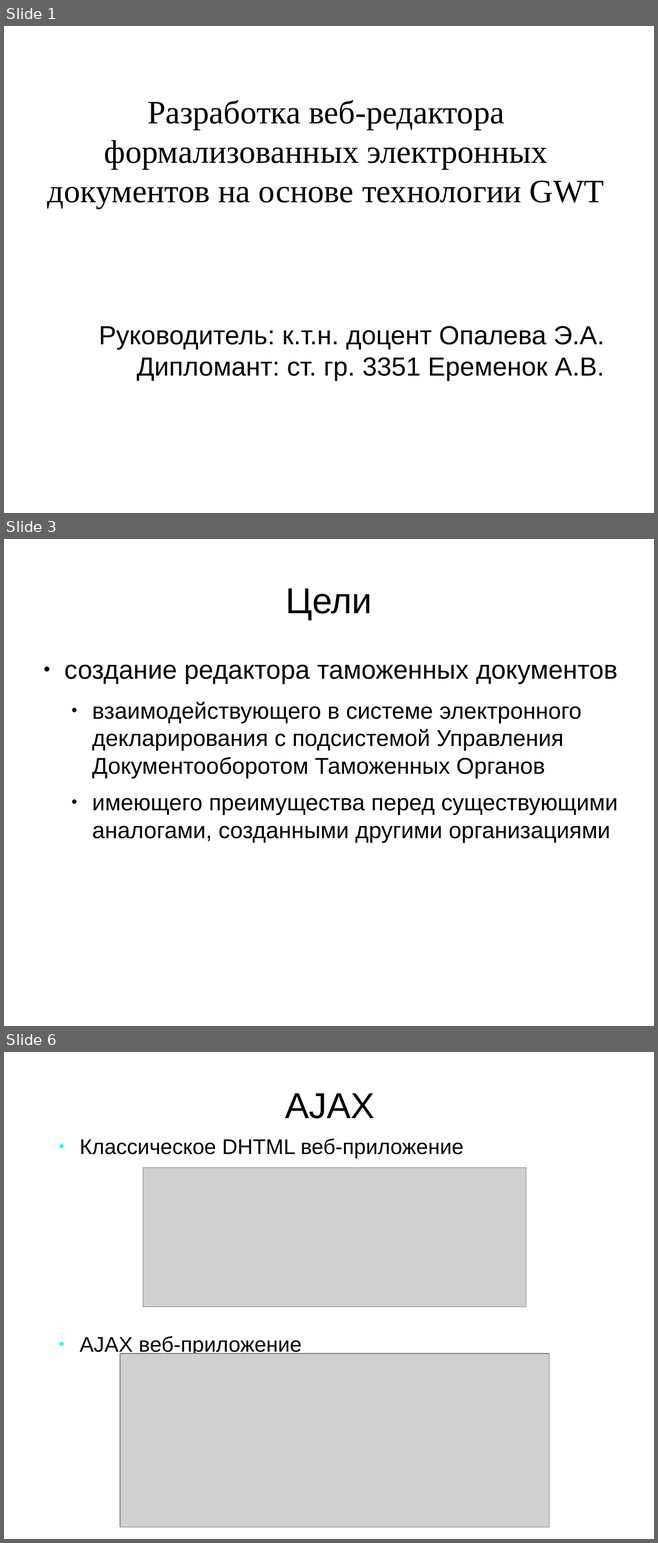
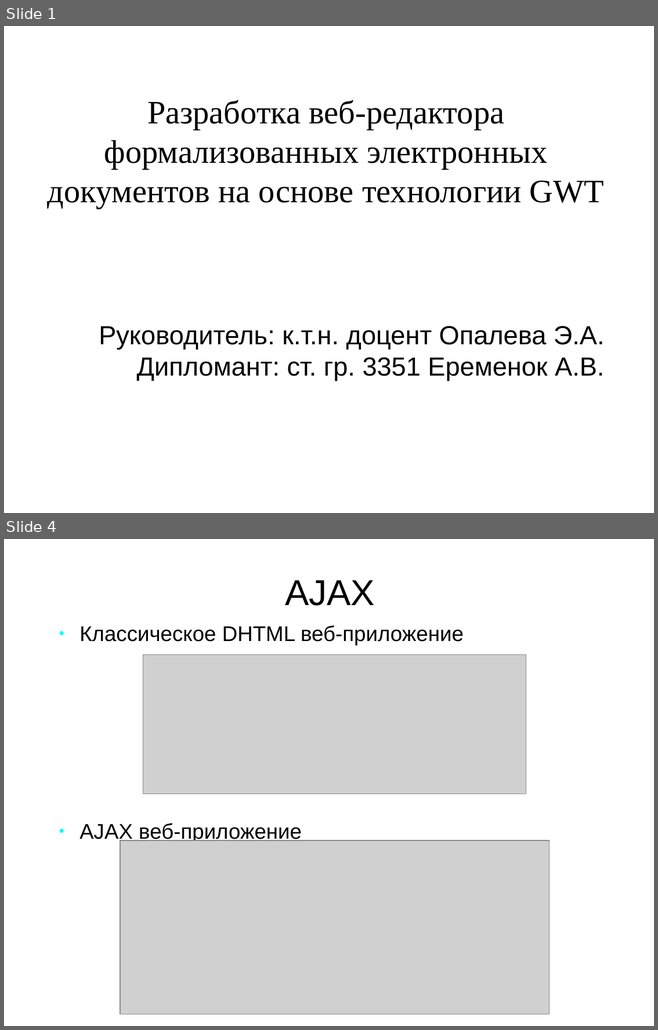
Before and after one commit to aeremenok/a-team-777, a slide deck: diploma/eav/diploma/demo.odp. Shown one above the other, each under a label of ours: slides 1, 3 and 6 before the commit, slides 1 and 4 after it; the slides between them are not shown. The pictures are 658x1543 and 658x1030 pixels, drawn with LibreOffice and Linux fonts; fonts in the diff are those of the drawing; grey boxes stand for pictures. Boxes give left, top, right and bottom in pixels: in the first picture for what was removed or moved away, otherwise in the second. Text is boxed around its words. In the diff, an @@ line names an element or a change of style, - is before the commit and + after.

```diff
--- a/diploma/eav/diploma/demo.odp
+++ b/diploma/eav/diploma/demo.odp
@@ slide 3 removed at box(4, 539, 654, 1026), background #FFFFFF @@
@@ title removed at box(285, 588, 372, 620) @@
-Цели
@@ text removed at box(64, 664, 617, 842) @@
-● создание редактора таможенных документов
-  ● взаимодействующего в системе электронного декларирования с подсистемой Управления Документооборотом Таможенных Органов
-  ● имеющего преимущества перед существующими аналогами, созданными другими организациями
@@ what was slide 6 is now slide 4 @@
```
Also in this commit, not shown: 2 slides changed, 1 other slide removed, 1 other file.
